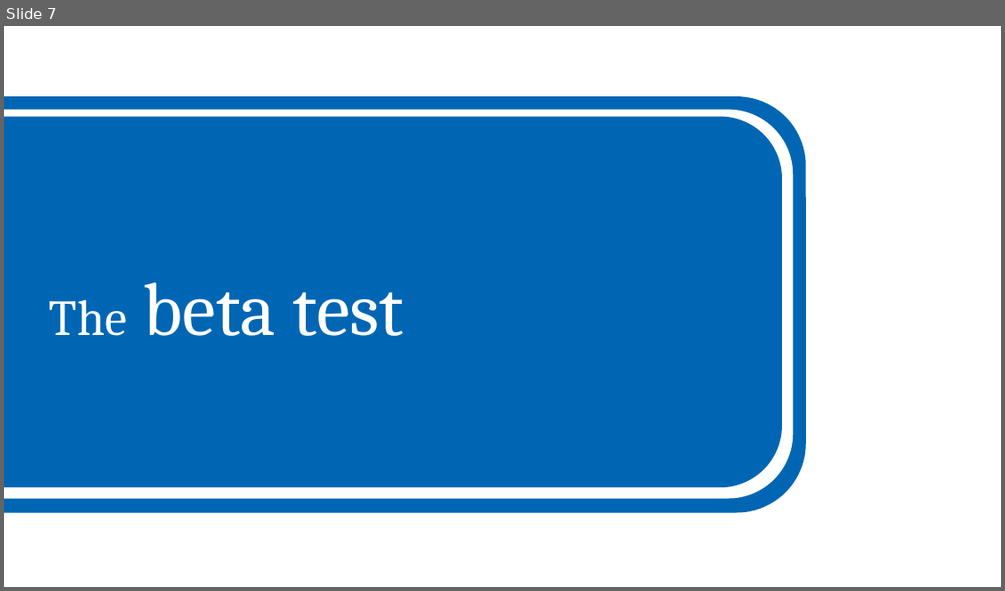
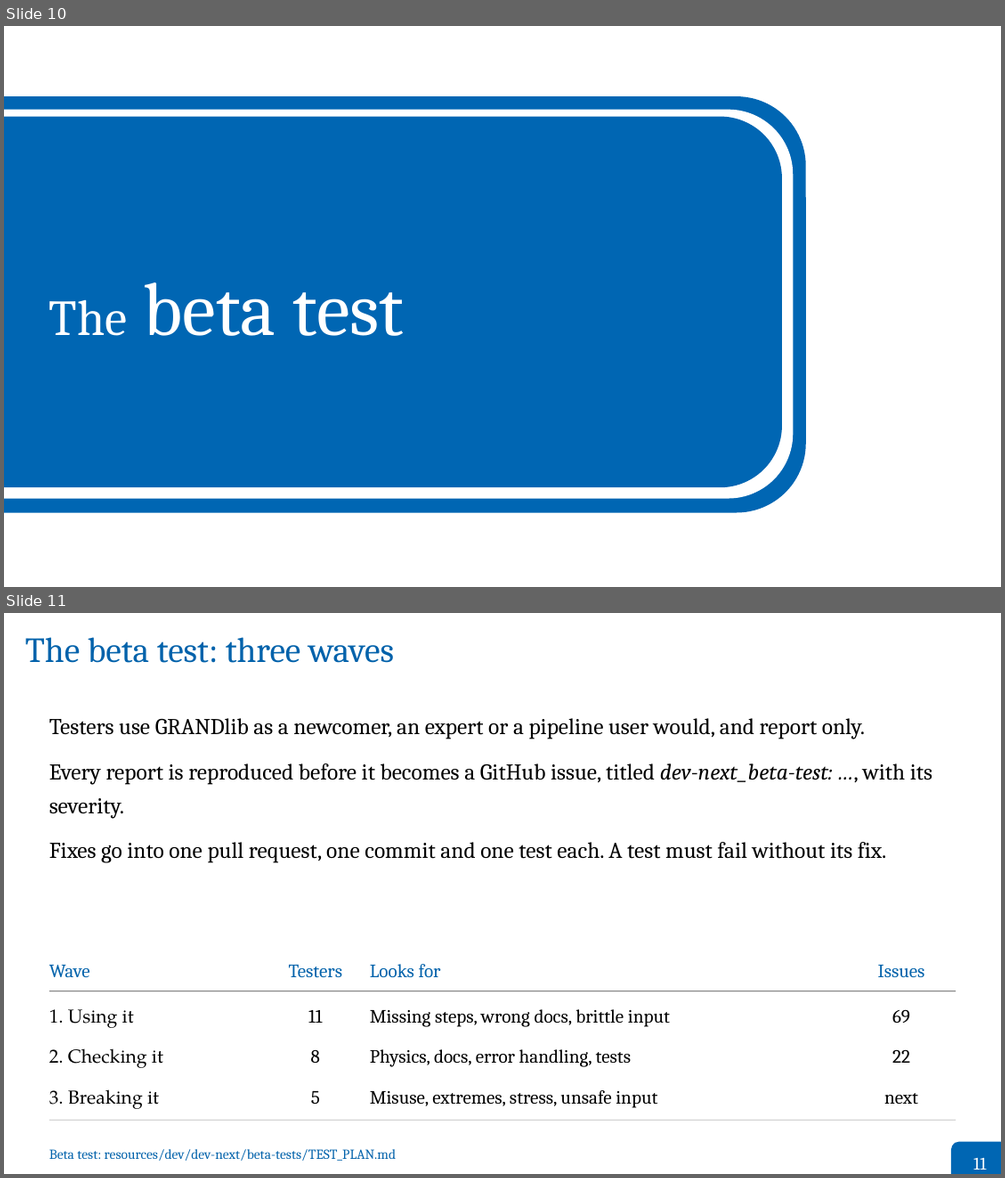
Before and after one commit to grand-mother/grand, a slide deck: resources/dev/dev-next/presentations/2026-10-01-GRAND_Weekly_Meeting/2026-10-01-Bustamante-GRAND_Weekly_Meeting.odp. Shown one above the other, each under a label of ours: slide 7 before the commit, slides 10 and 11 after it. The pictures are 1005x591 and 1005x1178 pixels, drawn with LibreOffice and Linux fonts; fonts in the diff are those of the drawing. Boxes give left, top, right and bottom in pixels: in the first picture for what was removed or moved away, otherwise in the second. Text is boxed around its words. In the diff, an @@ line names an element or a change of style, - is before the commit and + after.

```diff
--- a/resources/dev/dev-next/presentations/2026-10-01-GRAND_Weekly_Meeting/2026-10-01-Bustamante-GRAND_Weekly_Meeting.odp
+++ b/resources/dev/dev-next/presentations/2026-10-01-GRAND_Weekly_Meeting/2026-10-01-Bustamante-GRAND_Weekly_Meeting.odp
@@ slide 11 added at (4,613,1001,1174), background #FFFFFF @@
@@ title added at (25,637,394,663), 28 pt, text #0262AB @@
+The beta test: three waves
@@ text added at (49,718,932,863), 18 pt, text #000000 @@
+Testers use GRANDlib as a newcomer, an expert or a pipeline user would, and report only.
+Every report is reproduced before it becomes a GitHub issue, titled dev-next_beta-test: …, with its severity.
+Fixes go into one pull request, one commit and one test each. A test must fail without its fix.
@@ text added at (49,965,90,977), 15 pt, text #0262AB @@
+Wave
@@ text added at (289,964,343,978), 15 pt, text #0262AB @@
+Testers
@@ text added at (370,964,441,977), 15 pt, text #0262AB @@
+Looks for
@@ text added at (878,965,925,977), 15 pt, text #0262AB @@
+Issues
@@ rectangle added at (49,990,955,991), fill #7F7F7F @@
@@ text added at (49,1009,134,1028), 15 pt, text #000000 @@
+1. Using it
@@ text added at (308,1010,322,1022), 15 pt, text #000000 @@
+11
@@ text added at (370,1009,670,1027), 15 pt, text #000000 @@
+Missing steps, wrong docs, brittle input
@@ text added at (892,1009,910,1022), 15 pt, text #000000 @@
+69
@@ text added at (49,1048,163,1068), 15 pt, text #000000 @@
+2. Checking it
@@ text added at (311,1049,320,1062), 15 pt, text #000000 @@
+8
@@ text added at (370,1049,631,1067), 15 pt, text #000000 @@
+Physics, docs, error handling, tests
@@ text added at (892,1049,910,1062), 15 pt, text #000000 @@
+22
@@ text added at (49,1089,159,1109), 15 pt, text #000000 @@
+3. Breaking it
@@ text added at (311,1091,320,1103), 15 pt, text #000000 @@
+5
@@ text added at (370,1090,657,1108), 15 pt, text #000000 @@
+Misuse, extremes, stress, unsafe input
@@ text added at (884,1093,918,1104), 15 pt, text #000000 @@
+next
@@ rectangle added at (49,1119,955,1120), fill #BBBBBB @@
@@ rounded rectangle added at (951,1142,1001,1174), fill #0066B3 @@
@@ text added at (49,1149,396,1160), 11 pt, text #0262AB @@
+Beta test: resources/dev/dev-next/beta-tests/TEST_PLAN.md
@@ text added at (973,1158,986,1169), 14 pt, text #FFFFFF @@
+11
@@ what was slide 7 is now slide 10 @@
```
Also in this commit, not shown: 7 slides changed, 8 other slides added, 4 slides removed, 9 other files.
